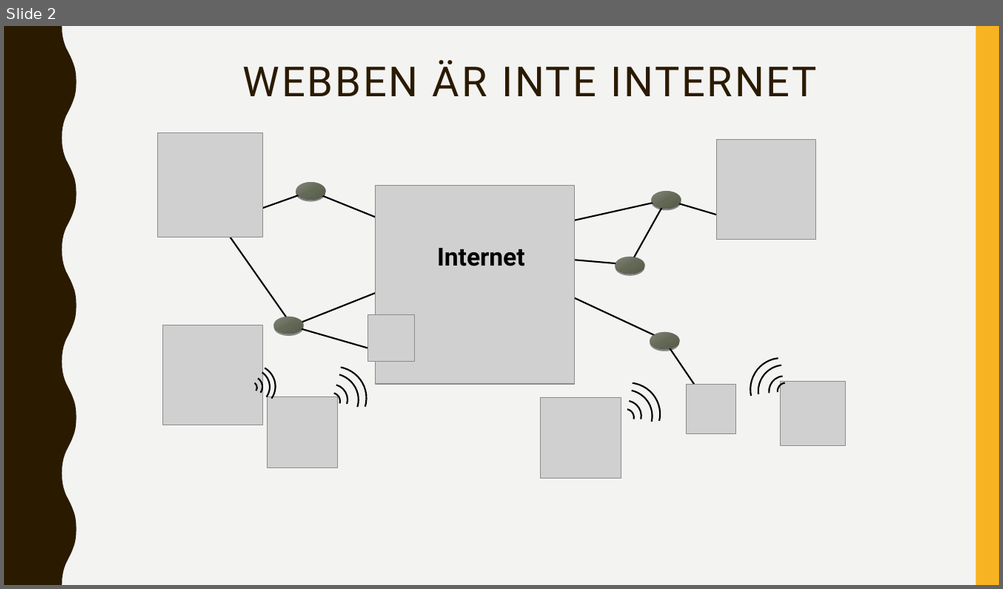
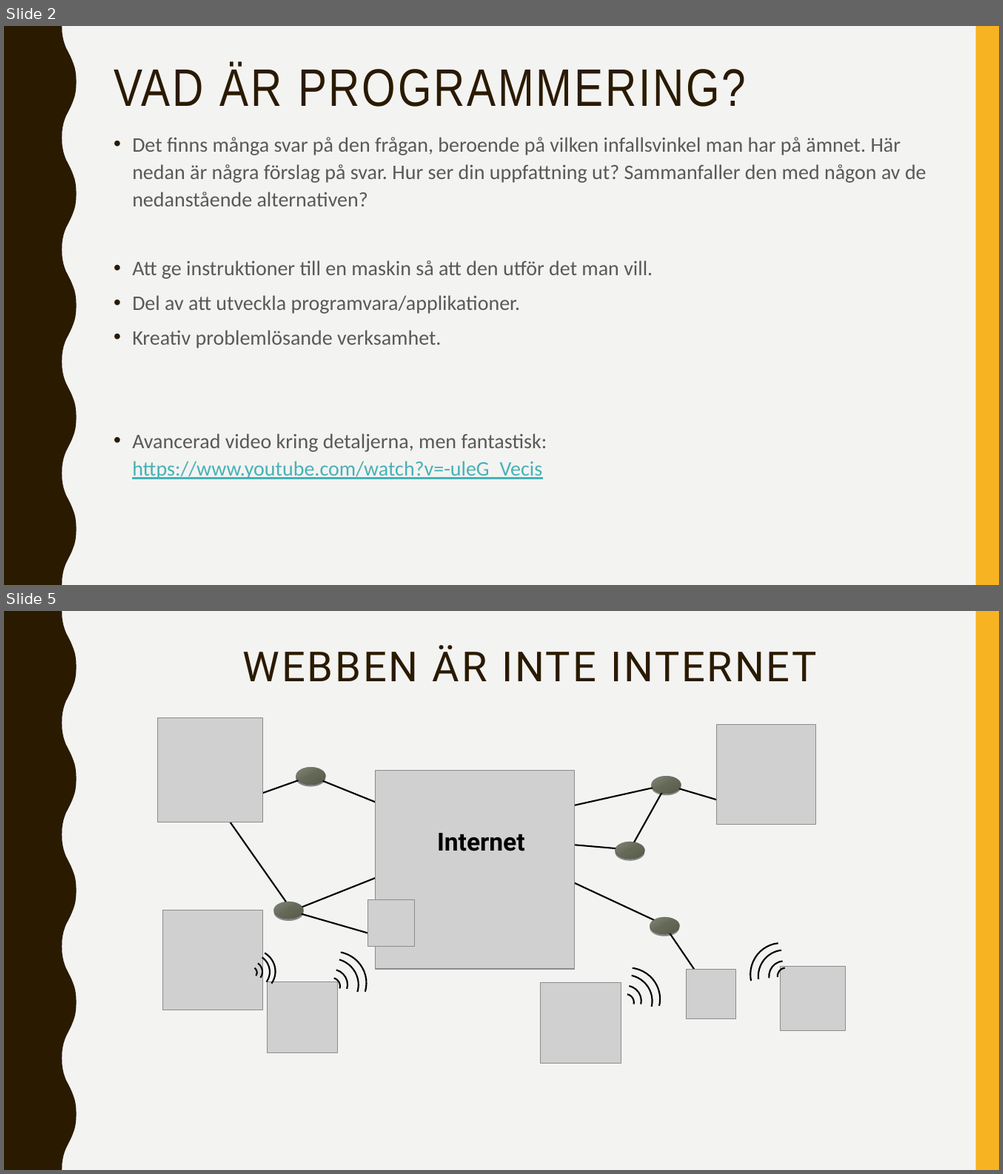
Before and after one commit to abbjetmus/programmering, a slide deck: Webben.pptx. Shown one above the other, each under a label of ours: slide 2 before the commit, slides 2 and 5 after it; the slides between them are not shown. The pictures are 1003x589 and 1003x1174 pixels, drawn with LibreOffice and Linux fonts; fonts in the diff are those of the drawing; grey boxes stand for pictures. Boxes give left, top, right and bottom in pixels: in the first picture for what was removed or moved away, otherwise in the second. Text is boxed around its words. In the diff, an @@ line names an element or a change of style, - is before the commit and + after.

```diff
--- a/Webben.pptx
+++ b/Webben.pptx
@@ slide 2 added at (4, 26, 999, 585), background #F3F3F2; not listed: 2 template elements that a slide beside it also shows @@
@@ title added at (114, 64, 745, 107), 51 pt, text #2A1A00 @@
+VAD ÄR PROGRAMMERING?
@@ text added at (132, 137, 926, 480), 20 pt, text #595959 @@
+• Det finns många svar på den frågan, beroende på vilken infallsvinkel man har på ämnet. Här nedan är några förslag på svar. Hur ser din uppfattning ut? Sammanfaller den med någon av de nedanstående alternativen?
+• Att ge instruktioner till en maskin så att den utför det man vill.
+• Del av att utveckla programvara/applikationer.
+• Kreativ problemlösande verksamhet.
+• Avancerad video kring detaljerna, men fantastisk:
+  https://www.youtube.com/watch?v=-uleG_Vecis
@@ what was slide 2 is now slide 5 @@
```
Also in this commit, not shown: 1 slide changed, 5 other slides added, 2 other files.
